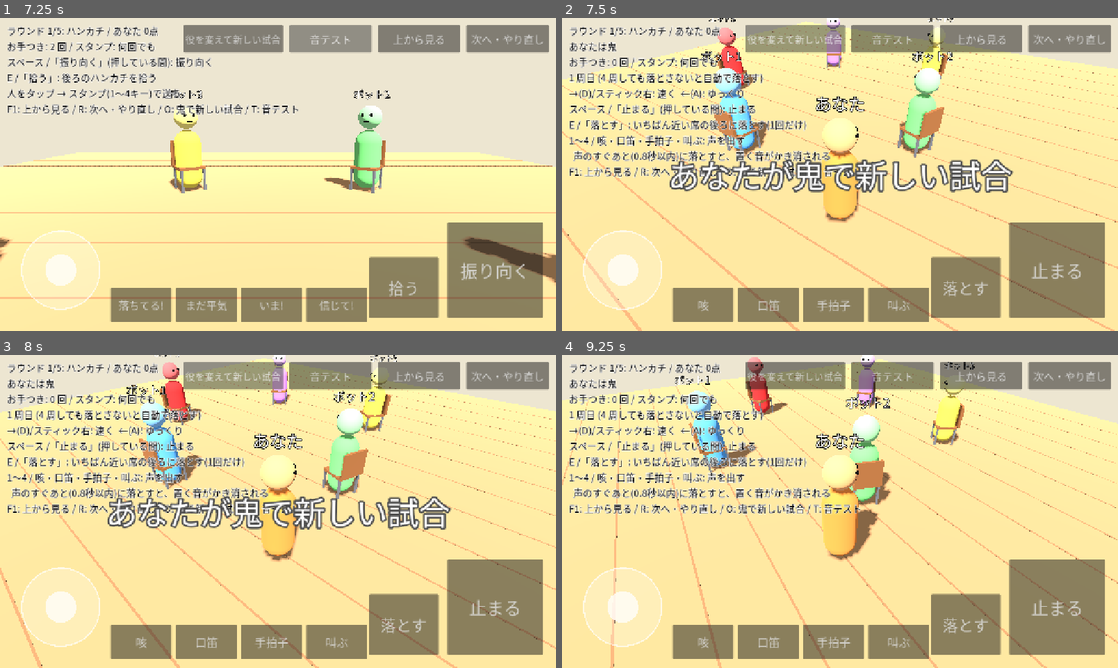
Above: before the commit, frames 1-4 (two rows, left to right).
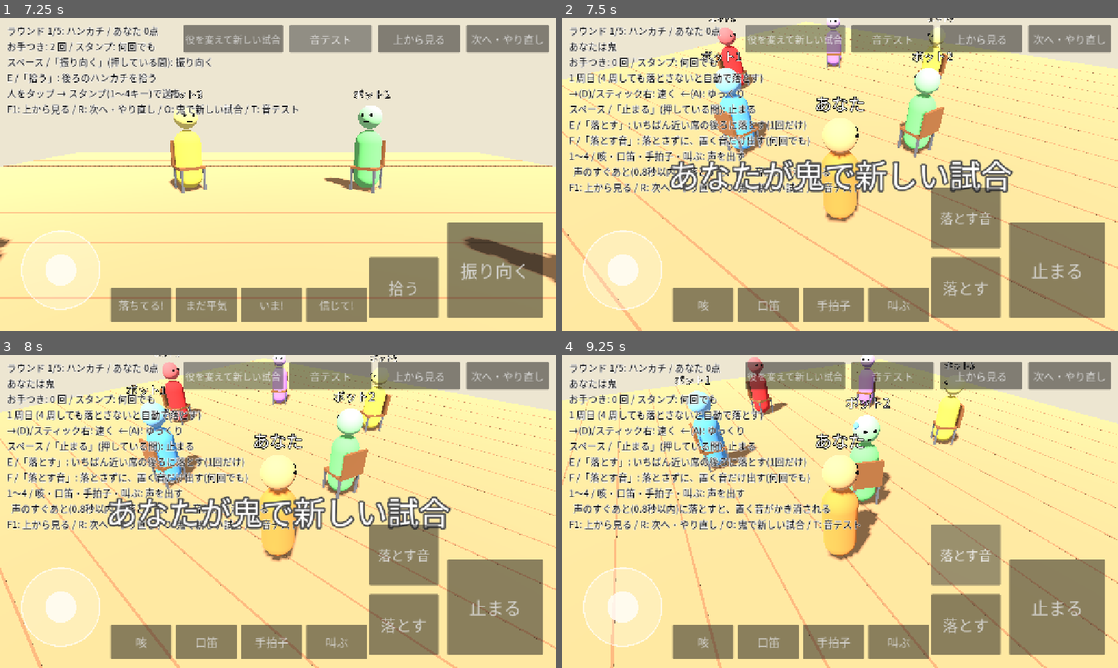
Above: after the commit, the same moments.

Repository: LisaYuumi/ushiro-micha-dame
Game: Godot game, scene res://scenes/main.tscn
Same seed, same stepped clock (60 frames per second), same inputs: the game is played once before the commit and once after it.
Inputs (mouse positions are in pixels of both pictures, inside the frame that each line leads up to):
- Up to frame 1 (7.25 s): click "振り向く" at 0.5 s; click "拾う" at 1.25 s; click "落ちてる!" at 2 s; click "まだ平気" at 2.75 s; click "いま!" at 3.5 s; click "信じて!" at 4.25 s; click "上から見る" at 5 s; click "次へ・やり直し" at 5.75 s; click "音テスト" at 6.5 s
- Up to frame 2 (7.5 s): click "役を変えて新しい試合" at 7.25 s
- Up to frame 3 (8 s): no input
- Up to frame 4 (9.25 s): click "落とす" at 8 s; click (967, 555) at 8.75 s, where only the run after the commit has a clickable "落とす音"

Frame 1 is identical in both runs. In frame 2, 5.8% of the frame differs, in the area x 1-79%, y 37-74%; in frame 3, 5.8%; in frame 4, 6.6%, in the area x 1-79%, y 21-74%.

Commit message:
Replace the bot oni's automatic fake drop sounds with an intentional action
- New oni action 落とす音 (F): play the real drop sound behind the nearest
  seat without dropping; can fool that seat's bot
- Bot oni still pause behind every seat but only make the sound on
  purpose now and then (15%) instead of more than half the time

Co-Authored-By: Claude Opus 5.5 <noreply@anthropic.com>
Claude-Session: https://claude.ai/code/session_018gGhz8RHTqLMKymXrJnaB4

Diff:
--- a/scripts/core/game_config.gd
+++ b/scripts/core/game_config.gd
@@ -22,8 +22,8 @@
 ## 席の後ろを通るたびに、ニセで立ち止まる確率(0〜1)。
 ## 1.0 = 毎回どの席の後ろでも止まる(止まったことでは、どこに落としたかわからない)
 const DECOY_STOP_CHANCE := 1.0
-## ニセで立ち止まったとき、置く音に似た物音を出す確率(0〜1)
-const DECOY_SOUND_CHANCE := 0.6
+## ボットの鬼が、立ち止まったときに「落とす音」(本物と同じ置く音)をわざと出す確率(0〜1)
+const BOT_ONI_FAKE_DROP_CHANCE := 0.15
 ## ハンカチを落とすまでに最低何周歩くか(この範囲でランダム)
 const ONI_LAPS_BEFORE_DROP_MIN := 0.3
 const ONI_LAPS_BEFORE_DROP_MAX := 1.0
--- a/scripts/core/game_state.gd
+++ b/scripts/core/game_state.gd
@@ -471,8 +471,15 @@
 
 
 ## 落とすふり: いちばん近い席の後ろで、本物と同じ物音だけを出す
+## 「落とす音」: 落とさずに、いちばん近い席の後ろで本物と同じ置く音だけを出す(人の鬼の命令)
 func oni_feint(actor_id: int) -> void:
-	if not _is_player_oni(actor_id) or (phase != Phase.WALKING and phase != Phase.DROPPED):
+	if not _is_player_oni(actor_id):
+		return
+	_emit_fake_drop()
+
+
+func _emit_fake_drop() -> void:
+	if phase != Phase.WALKING and phase != Phase.DROPPED:
 		return
 	var crossing := _nearest_seat_crossing()
 	events.append({
@@ -629,14 +636,9 @@
 		return
 	elif rng.randf() < GameConfig.DECOY_STOP_CHANCE:
 		oni_pause_left = GameConfig.ONI_PAUSE_TIME
-		if rng.randf() < GameConfig.DECOY_SOUND_CHANCE:
-			# 本物と同じ音を、同じ場所(席の真後ろ)で出す
-			events.append({
-				"type": "rustle",
-				"seat": _seat_at_angle(oni_angle),
-				"pos": _ring_point(oni_angle, GameConfig.DROP_RADIUS),
-				"weight": item_weight(),
-			})
+		if rng.randf() < GameConfig.BOT_ONI_FAKE_DROP_CHANCE:
+			# ボットの鬼が、わざと「落とす音」を出す
+			_emit_fake_drop()
 
 
 func _tick_stamps(delta: float) -> void:
--- a/scripts/input/input_setup.gd
+++ b/scripts/input/input_setup.gd
@@ -15,6 +15,7 @@
 	"toggle_role": [KEY_O],
 	"oni_stop": [KEY_SPACE],
 	"oni_drop": [KEY_E],
+	"oni_feint": [KEY_F],
 	"voice_0": [KEY_1],
 	"voice_1": [KEY_2],
 	"voice_2": [KEY_3],
--- a/scripts/input/player_input.gd
+++ b/scripts/input/player_input.gd
@@ -15,6 +15,8 @@
 				state.oni_voice(id, Voices.ALL[i])
 		if Input.is_action_just_pressed("oni_drop"):
 			state.oni_drop(id)
+		if Input.is_action_just_pressed("oni_feint"):
+			state.oni_feint(id)
 	else:
 		state.set_looking_back(id, Input.is_action_pressed("look_back"))
 		if Input.is_action_just_pressed("pick_up"):
--- a/scripts/input/touch_controls.gd
+++ b/scripts/input/touch_controls.gd
@@ -24,6 +24,7 @@
 	# 鬼のとき: 同じ場所に「止まる」(押している間)「落とす」、その左に「ふり」
 	_oni_buttons.append(_add_button("止まる", "oni_stop", Vector2(1, 1), Rect2(-250, -250, 220, 220), 40))
 	_oni_buttons.append(_add_button("落とす", "oni_drop", Vector2(1, 1), Rect2(-430, -170, 160, 140), 36))
+	_oni_buttons.append(_add_button("落とす音", "oni_feint", Vector2(1, 1), Rect2(-430, -330, 160, 140), 30))
 	# 鬼の声(下のまん中。座っているときのスタンプと同じ場所)
 	for i in Voices.ALL.size():
 		var v: String = Voices.ALL[i]
--- a/scripts/main.gd
+++ b/scripts/main.gd
@@ -286,6 +286,7 @@
 		lines.append("→(D)/スティック右: 速く  ←(A): ゆっくり")
 		lines.append("スペース /「止まる」(押している間): 止まる")
 		lines.append("E /「落とす」: いちばん近い席の後ろに落とす(1回だけ)")
+		lines.append("F /「落とす音」: 落とさずに、置く音だけ出す(何回でも)")
 		lines.append("1〜4 / 咳・口笛・手拍子・叫ぶ: 声を出す")
 		lines.append("  声のすぐあと(0.8秒以内)に落とすと、置く音がかき消される")
 	else:
